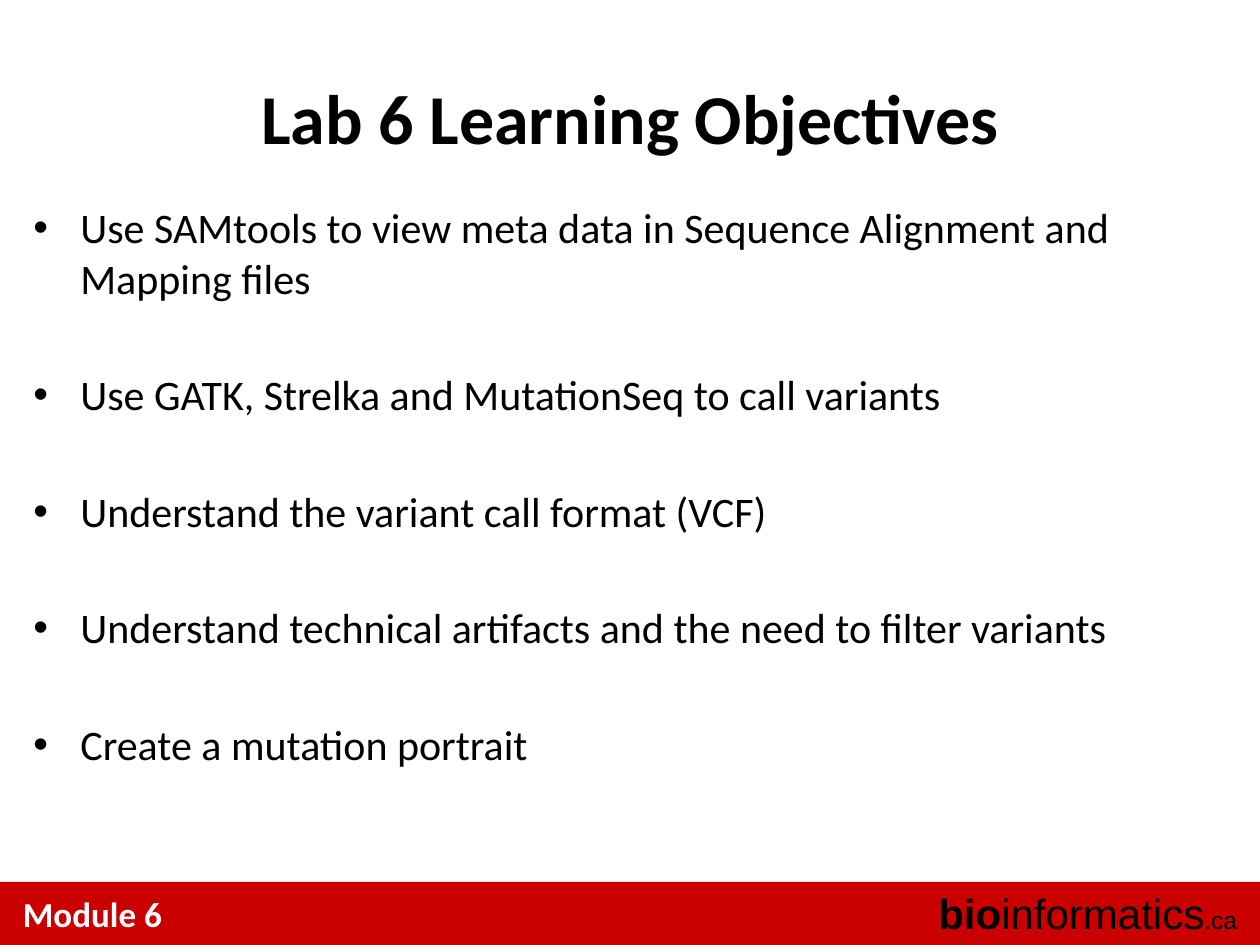
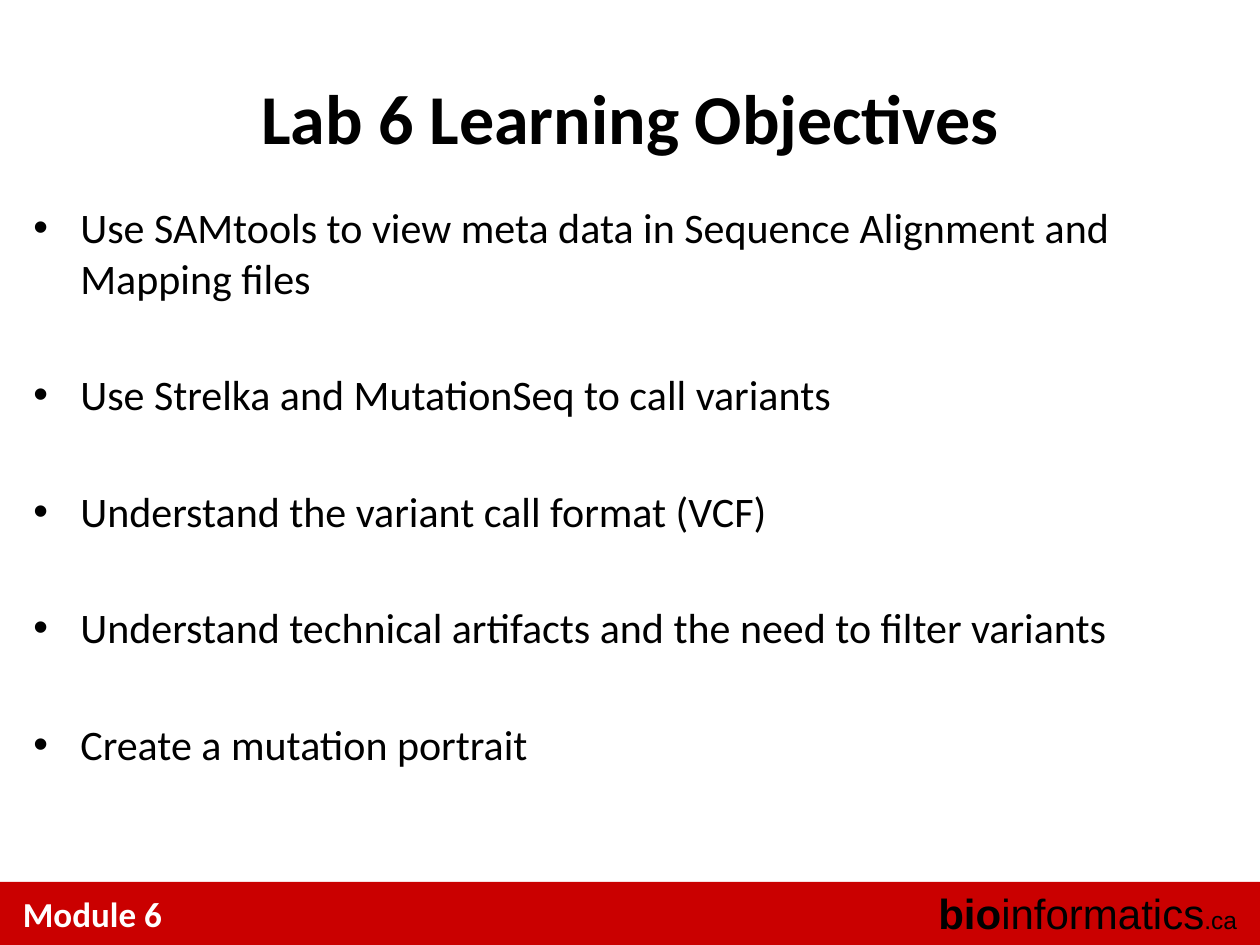
Before and after one commit to tinyheero/BICG-2016, a slide deck: slide 4 of snvs/content/BiCG_2014_Module6_Lab_shah.ppt. Drawn at 1260x945 pixels with LibreOffice and Linux fonts; fonts in the diff are those of the drawing. Boxes give left, top, right and bottom in pixels: in the first picture for what was removed or moved away, otherwise in the second. Text is boxed around its words. In the diff, an @@ line names an element or a change of style, - is before the commit and + after.

```diff
--- a/snvs/content/BiCG_2014_Module6_Lab_shah.ppt
+++ b/snvs/content/BiCG_2014_Module6_Lab_shah.ppt
@@ text at bbox=[80, 380, 831, 417]: text changed @@
-• Use GATK, Strelka and MutationSeq to call variants
+• Use Strelka and MutationSeq to call variants
```
Also in this commit, not shown: 8 other slides changed, 3 slides added, 6 slides removed, 1 other file.
